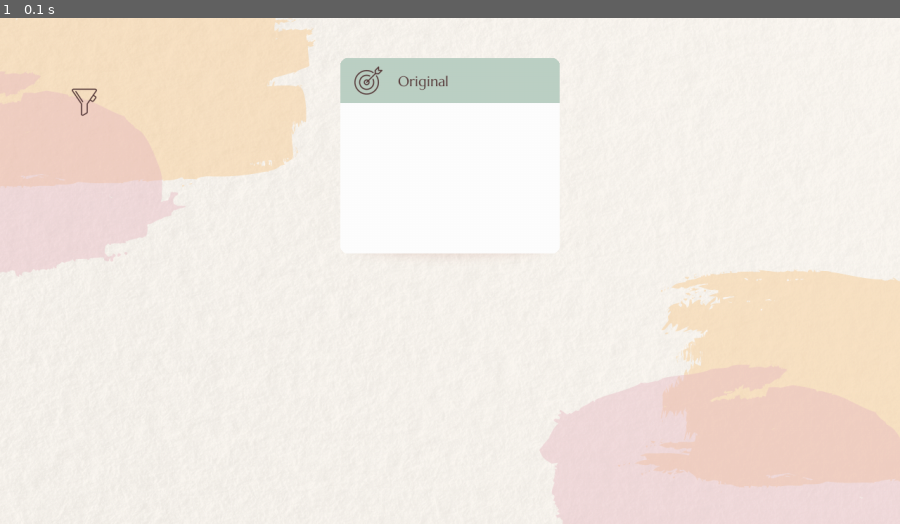
Above: before the commit, frame 1.
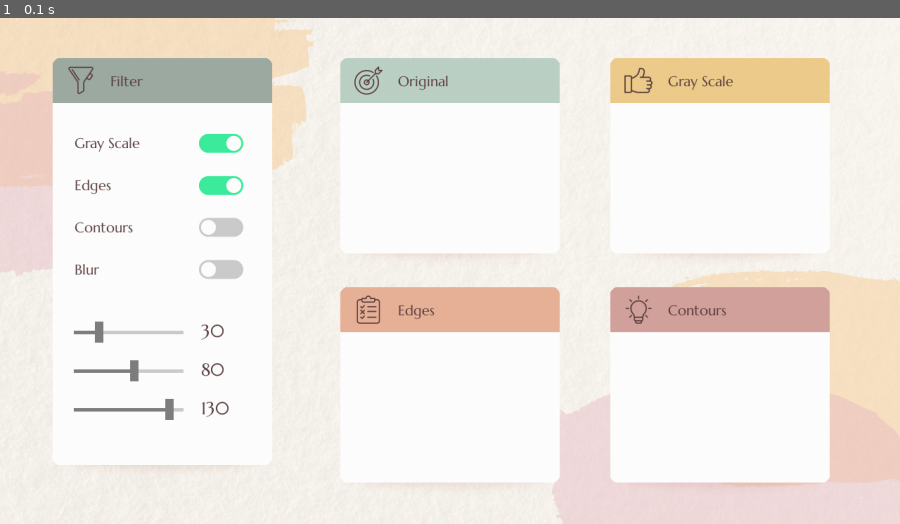
Above: after the commit, the same moment.

Repository: SahilHalday007/pygame-projects
Game: pygame game, started from static UI project.py
Two runs of this game, one before a commit and one after it. Both use one fixed random seed, a clock stepped at 60 frames per second and the inputs below.
Inputs:
- Up to frame 1 (0.1 s): no input

The runs differ from the first frame. In frame 1, 21% of the frame differs, in the area x 5-93%, y 7-92%.

Commit message:
finished project

Diff:
--- a/static UI project.py
+++ b/static UI project.py
@@ -1,18 +1,20 @@
+# Import
 import pygame
 
+# Initialize
 pygame.init()
 
+# Create Window/Display
 width, height = 1280, 720
+window = pygame.display.set_mode((width, height))
+pygame.display.set_caption("GUI")
 
-window = pygame.display.set_mode((width, height))
-pygame.display.set_caption("My awesome game")
-
+# Initialize Clock for FPS
 fps = 30
 clock = pygame.time.Clock()
 
-# colors
-c = {
-    "lightGreen": (189, 209, 197),
+# Colors
+c = {"lightGreen": (189, 209, 197),
      "lightOrange": (238, 204, 140),
      "lightPink": (232, 178, 152),
      "darkPink": (211, 162, 157),
@@ -21,69 +23,108 @@
      "lightGray": (204, 204, 204),
      "darkBrown": (89, 61, 61),
      "white": (255, 255, 255),
-     "black": (0, 0, 0)
-}
+     "black": (0, 0, 0),
+     }
 
-# load images
-imgBackground = pygame.image.load("Resources/Project - GUI/background.png").convert()
-imgDesign = pygame.image.load("Resources/Project - GUI/design.png").convert_alpha()
-imgIcon1 = pygame.image.load("Resources/Project - GUI/icon1.png").convert_alpha()
-imgIcon2 = pygame.image.load("Resources/Project - GUI/icon2.png").convert_alpha()
-imgIcon3 = pygame.image.load("Resources/Project - GUI/icon3.png").convert_alpha()
-imgIcon4 = pygame.image.load("Resources/Project - GUI/icon4.png").convert_alpha()
-imgIcon5 = pygame.image.load("Resources/Project - GUI/icon5.png").convert_alpha()
-imgToggleOn = pygame.image.load("Resources/Project - GUI/toggleOn.png").convert()
-imgToggleOff = pygame.image.load("Resources/Project - GUI/toggleOff.png").convert()
-imgShadow = pygame.image.load("Resources/Project - GUI/shadow.png").convert_alpha()
+# Images
+imgBackground = pygame.image.load('../Resources/Project - GUI/background.png').convert()
+imgDesign = pygame.image.load('../Resources/Project - GUI/design.png').convert_alpha()
+imgIcon1 = pygame.image.load('../Resources/Project - GUI/icon1.png').convert_alpha()
+imgIcon2 = pygame.image.load('../Resources/Project - GUI/icon2.png').convert_alpha()
+imgIcon3 = pygame.image.load('../Resources/Project - GUI/icon3.png').convert_alpha()
+imgIcon4 = pygame.image.load('../Resources/Project - GUI/icon4.png').convert_alpha()
+imgIcon5 = pygame.image.load('../Resources/Project - GUI/icon5.png').convert_alpha()
+imgShadow = pygame.image.load('../Resources/Project - GUI/shadow.png').convert_alpha()
+imgToggleOn = pygame.image.load('../Resources/Project - GUI/toggleOn.png').convert_alpha()
+imgToggleOff = pygame.image.load('../Resources/Project - GUI/toggleOff.png').convert_alpha()
 
-
-# list of window pads
-pads = [{"no": 1, "color": c["lightGreen"], "text": "Original", "icon": imgIcon2},
-        {"no": 2, "color": c["lightOrange"], "text": "Grey Scale", "icon": imgIcon3},
-        {"no": 3, "color": c["lightPink"], "text": "Edges", "icon": imgIcon4},
-        {"no": 4, "color": c["darkPink"], "text": "Contours", "icon": imgIcon5}]
+# List of WindowPads
+pads = [{"no": 1, "color": c['lightGreen'], "text": "Original", "icon": imgIcon2},
+        {"no": 2, "color": c['lightOrange'], "text": "Gray Scale", "icon": imgIcon3},
+        {"no": 3, "color": c['lightPink'], "text": "Edges", "icon": imgIcon4},
+        {"no": 4, "color": c['darkPink'], "text": "Contours", "icon": imgIcon5}]
 
 
 def drawWindowPad(pos, color, text, icon):
     xo, yo, w, h = pos
-
-    # add shadow
-    window.blit(imgShadow, (xo, yo+h-66))
-
-    # header rectangle
+    # Add Shadow
+    window.blit(imgShadow, (xo, yo + h - 66))
+    # Header Rectangle
     pygame.draw.rect(window, color, (xo, yo, w, 64),
                      border_top_left_radius=10, border_top_right_radius=10)
-    # image area white
-    pygame.draw.rect(window, c['white'], (xo, yo+64, w, h-87),
+    # Image Area White
+    pygame.draw.rect(window, c['white'], (xo, yo + 64, w, h - 87),
                      border_bottom_left_radius=10, border_bottom_right_radius=10)
-    # icon
-    window.blit(icon, (xo+20, yo+12))
+    # Icon
+    window.blit(icon, (xo + 20, yo + 12))
+    # Text
+    font = pygame.font.Font('../Resources/Marcellus-Regular.ttf', 20)
+    text = font.render(text, True, c['darkBrown'])
+    window.blit(text, (xo + 82, yo + 20))
 
-    # text
-    font = pygame.font.Font("Resources/Marcellus-Regular.ttf", 20)
-    text = font.render("Original", True, c['darkBrown'])
-    window.blit(text, (xo+82, yo+20))
+
+def drawFilterPad():
+    drawWindowPad((75, 57, 312, 602), c["darkGreen"], "Filter", imgIcon1)
+
+    # Toggles
+    font = pygame.font.Font('../Resources/Marcellus-Regular.ttf', 20)
+    # 1
+    textDisp1 = font.render("Gray Scale", True, c["darkBrown"])
+    window.blit(textDisp1, (106, 165))
+    window.blit(imgToggleOn, (283, 164))
+    # 2
+    textDisp2 = font.render("Edges", True, c["darkBrown"])
+    window.blit(textDisp2, (106, 165 + 60))
+    window.blit(imgToggleOn, (283, 164 + 60))
+    # 3
+    textDisp3 = font.render("Contours", True, c["darkBrown"])
+    window.blit(textDisp3, (106, 165 + 60 * 2))
+    window.blit(imgToggleOff, (283, 164 + 60 * 2))
+    # 4
+    textDisp4 = font.render("Blur", True, c["darkBrown"])
+    window.blit(textDisp4, (106, 165 + 60 * 3))
+    window.blit(imgToggleOff, (283, 164 + 60 * 3))
+
+    # Sliders
+    font = pygame.font.Font('../Resources/Marcellus-Regular.ttf', 25)
+    for y in range(0, 3):
+        h = 447 + y * 55
+        sliderPos = 105 + 50 * y + 30
+        pygame.draw.line(window, c["lightGray"], (105, h), (105 + 155, h), 5)
+        pygame.draw.line(window, c["darkGray"], (105, h), (sliderPos, h), 5)
+        pygame.draw.rect(window, c["darkGray"], (sliderPos, h - 15, 12, 30))
+        textDisp = font.render(str(y * 50 + 30), True, c["darkBrown"])
+        window.blit(textDisp, (286, h - 18))
+
 
 def drawAll():
     w, h = 312, 301
+    gapW, gapH = 72, 25
     drawWindowPad((484, 57, w, h), pads[0]['color'], pads[0]['text'], pads[0]['icon'])
-    window.blit(imgIcon1, (100, 100))
+    drawWindowPad((484 + gapW + w, 57, w, h), pads[1]['color'], pads[1]['text'], pads[1]['icon'])
+    drawWindowPad((484, 57 + gapH + h, w, h), pads[2]['color'], pads[2]['text'], pads[2]['icon'])
+    drawWindowPad((484 + gapW + w, 57 + gapH + h, w, h), pads[3]['color'], pads[3]['text'], pads[3]['icon'])
 
-# main loop
+    drawFilterPad()
+
+
+# Main loop
 start = True
-
 while start:
+    # Get Events
     for event in pygame.event.get():
         if event.type == pygame.QUIT:
             start = False
             pygame.quit()
 
+    # Apply Logic
+    window.blit(imgBackground, (0, 0))
+    imgDesign.set_alpha(0)
+    window.blit(imgDesign, (0, 0))
 
-    window.blit(imgBackground, (0, 0))
-    # imgDesign.set_alpha(50)
-    # window.blit(imgDesign, (0, 0))
     drawAll()
 
+    # Update Display
     pygame.display.update()
-
+    # Set FPS
     clock.tick(fps)
